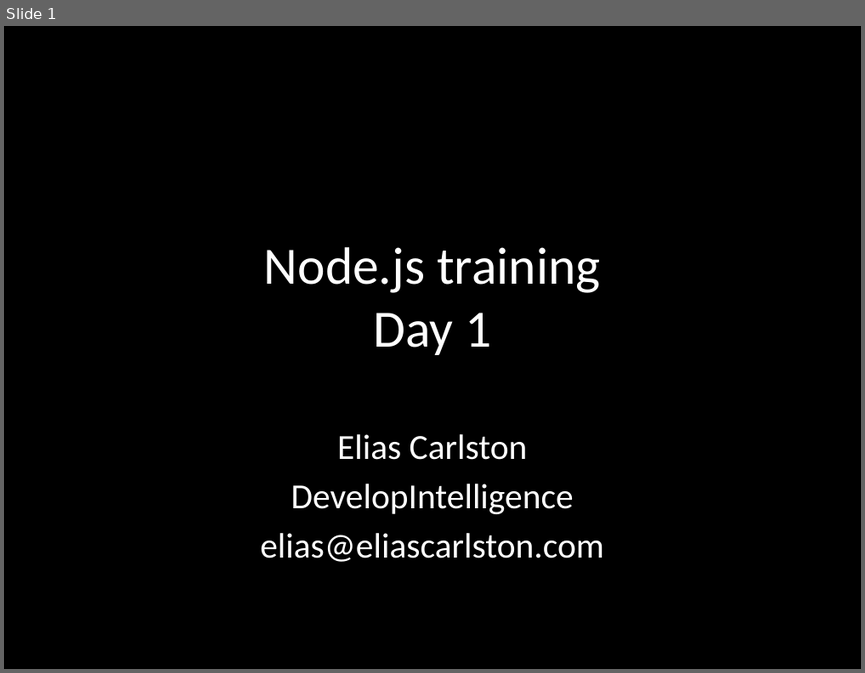
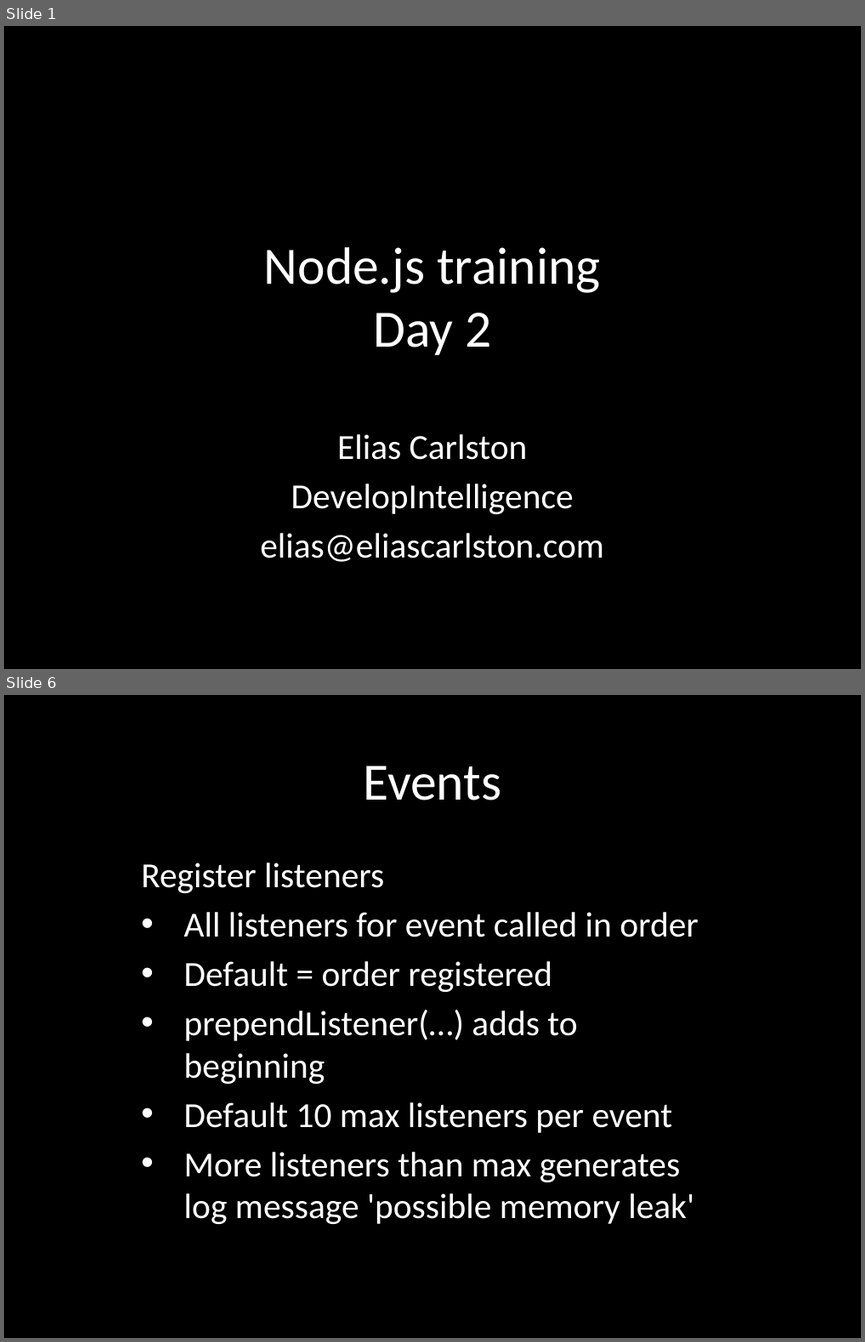
Before and after one commit to eliasjames/training-node, a slide deck: slides/Node Slides Day 2.pptx. Shown one above the other, each under a label of ours: slide 1 before the commit, slides 1 and 6 after it; the slides between them are not shown. The pictures are 865x673 and 865x1342 pixels, drawn with LibreOffice and Linux fonts; fonts in the diff are those of the drawing. Boxes give left, top, right and bottom in pixels: in the first picture for what was removed or moved away, otherwise in the second. Text is boxed around its words. In the diff, an @@ line names an element or a change of style, - is before the commit and + after.

Commit message:
Slides: events

```diff
--- a/slides/Node Slides Day 2.pptx
+++ b/slides/Node Slides Day 2.pptx
@@ slide 6 added at box(4, 695, 861, 1338), background #000000 @@
@@ title added at box(363, 766, 501, 800), 44 pt, text #FFFFFF @@
+Events
@@ subtitle added at box(141, 862, 698, 1224), 29.6 pt, text #FFFFFF @@
+Register listeners
+• All listeners for event called in order
+• Default = order registered
+• prependListener(…) adds to beginning
+• Default 10 max listeners per event
+• More listeners than max generates log message 'possible memory leak'
@@ slide 1 changed as well @@
@@ title at box(264, 247, 600, 355): text changed @@
-Node.js training
-Day 1
+Node.js training
+Day 2
```
Also in this commit, not shown: 1 other slide changed, 5 other slides added, 40 slides removed.
